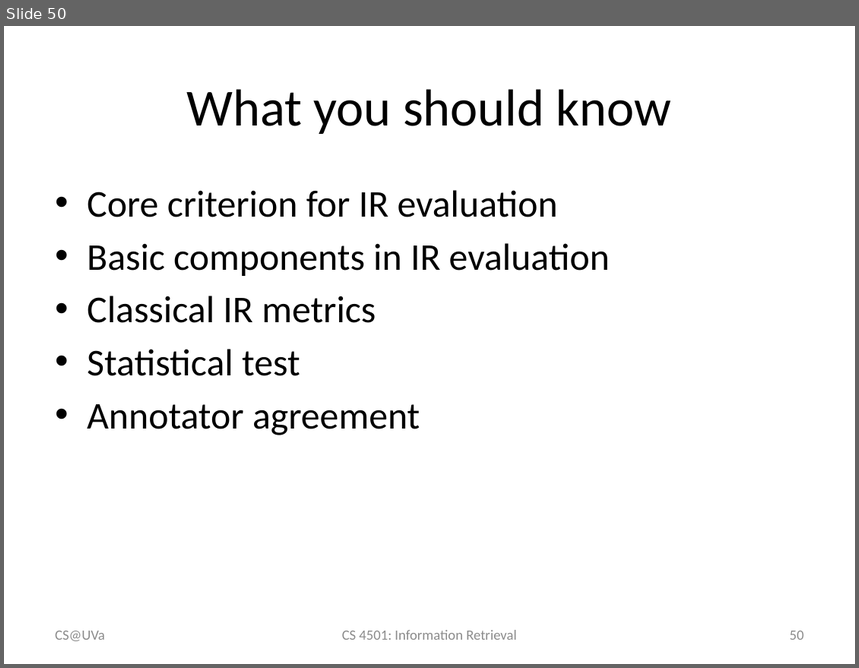
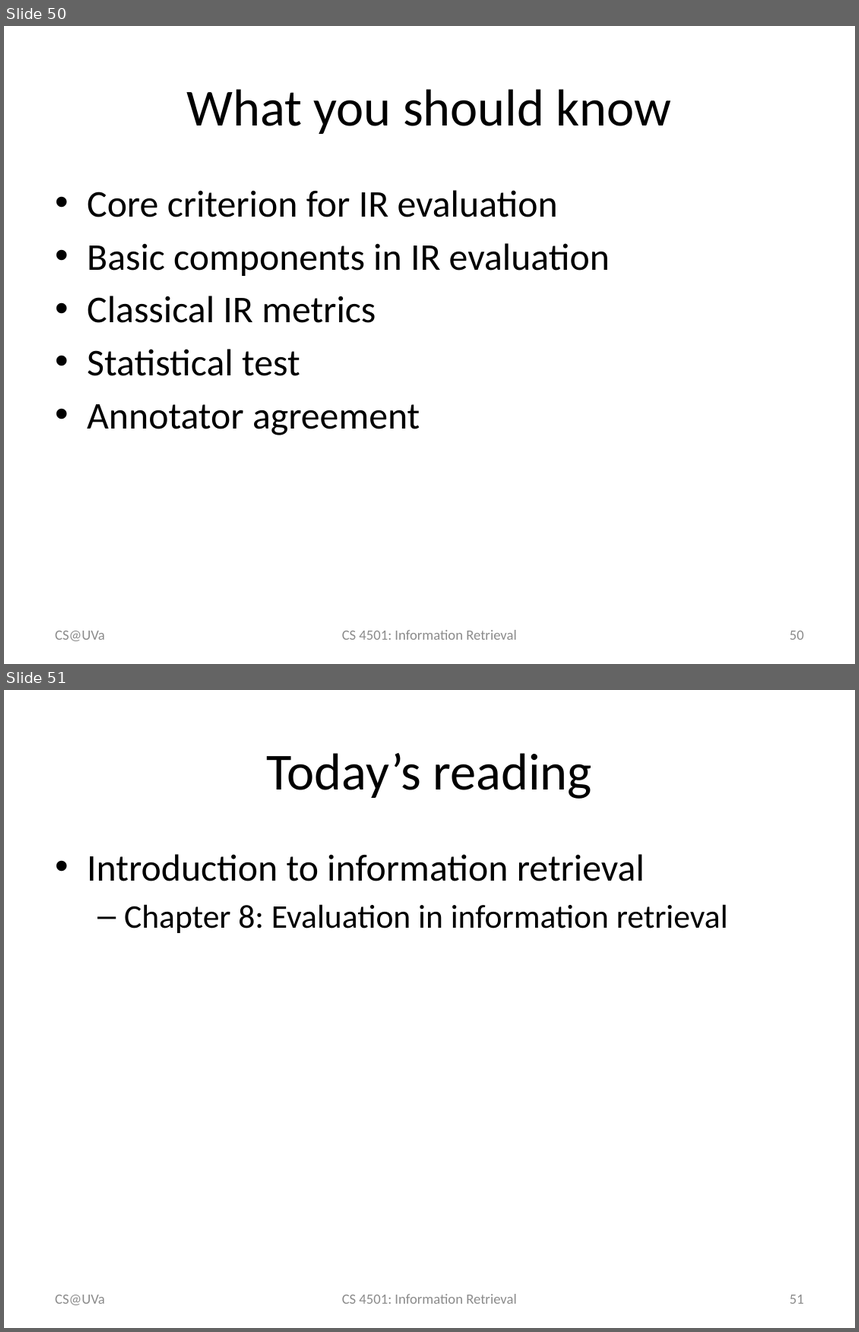
Before and after one commit to wang296/IR2015, a slide deck: docs/Information Retrieval Evaluation.pptx. Shown one above the other, each under a label of ours: slide 50 before the commit, slides 50 and 51 after it. The pictures are 859x668 and 859x1332 pixels, drawn with LibreOffice and Linux fonts; fonts in the diff are those of the drawing. Boxes give left, top, right and bottom in pixels: in the first picture for what was removed or moved away, otherwise in the second. Text is boxed around its words. In the diff, an @@ line names an element or a change of style, - is before the commit and + after.

Commit message:
evaluation

```diff
--- a/docs/Information Retrieval Evaluation.pptx
+++ b/docs/Information Retrieval Evaluation.pptx
@@ slide 51 added at <box>4,690,855,1328</box>, background #FFFFFF @@
@@ title added at <box>266,753,591,799</box>, 44 pt, text #000000 @@
+Today’s reading
@@ text added at <box>87,854,728,933</box>, 28 pt, text #000000 @@
+• Introduction to information retrieval
+  – Chapter 8: Evaluation in information retrieval
@@ text added at <box>55,1295,105,1306</box>, 12 pt, text #8C8C8C @@
+CS@UVa
@@ text added at <box>342,1294,516,1304</box>, 12 pt, text #8C8C8C @@
+CS 4501: Information Retrieval
@@ page number added at <box>790,1295,804,1304</box>, 12 pt, text #8C8C8C @@
+51
```
Also in this commit, not shown: 3 other files.
